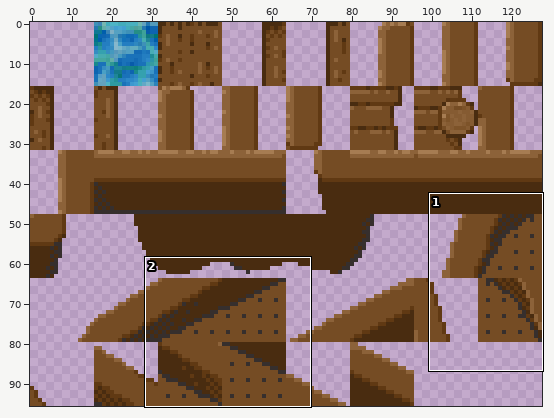
Sprite sheet -- Assets/Art/Tiles/Wooden.png. Above: a wide view before the commit, with the close-up outlined.
Close-up. Before:
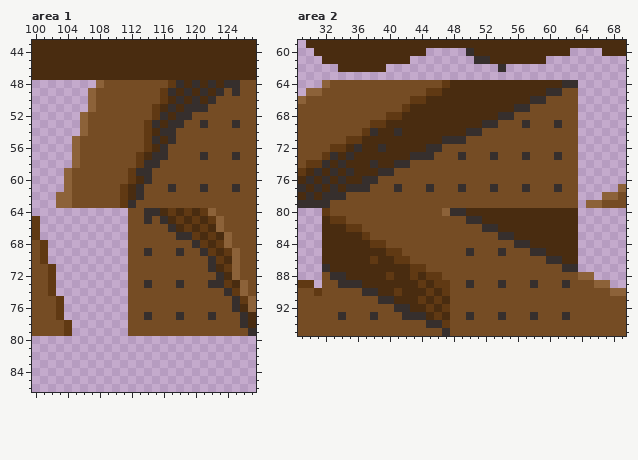
The file is 128x96 pixels. Colours within 5 levels of each other are drawn and written as one. Shown: area 1: x 100..127, y 43..86; area 2: x 29..69, y 59..95.
The same view after the edit:
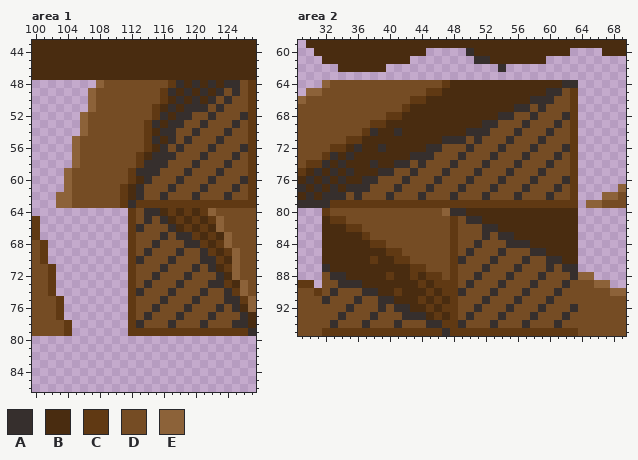
Palette (. is transparent): A #362f2d  B #492c10  C #603913  D #754c24  E #8c6239
The exact change:
--- area 1
@@ x 110..127 @@
 47 BBBBBBBBBBBBBBBBBB
-48 DDDDDDDCABABABAADD
-49 DDDDDDCABABABADADD
-50 DDDDDDCBABABADDDDD
-51 DDDDDCBABAAADDDDDD
-52 DDDDDCABAADDDDDDDD
-53 DDDDCABAADDADDDADD
-54 DDDDCBAADDDDDDDDDD
-55 DDDDCABADDDDDDDDDD
-56 DDDDCBADDDDDDDDDDD
-57 DDDCBAADDDDADDDADD
-58 DDDCAADDDDDDDDDDDD
-59 DDCAADDDDDDDDDDDDD
-60 DDCBADDDDDDDDDDDDD
-61 DCBADDDADDDADDDADD
-62 DCBADDDDDDDDDDDDDD
-63 DCADDDDDDDDDDDDDDD
-64 ..DDAABCBCBCEDDDDD
-65 ..DDADABCBCBCEDDDD
-66 ..DDDDDABCBCBEDDDD
-67 ..DDDDDDAACBCBEDDD
-68 ..DDDDDDDDACBCEDDD
-69 ..DDADDDADDACBCEDD
-70 ..DDDDDDDDDDACBEDD
-71 ..DDDDDDDDDDABCEDD
-72 ..DDDDDDDDDDDABEDD
-73 ..DDADDDADDDAACBED
-74 ..DDDDDDDDDDDDACED
-75 ..DDDDDDDDDDDDDACE
-76 ..DDDDDDDDDDDDDABE
-77 ..DDADDDADDDADDDAB
-78 ..DDDDDDDDDDDDDDAB
-79 ..DDDDDDDDDDDDDDDA
+48 DDDDDDDCABABABAADC
+49 DDDDDDCABABABADADC
+50 DDDDDDCBABABADADDC
+51 DDDDDCBABAAADADDDC
+52 DDDDDCABAADDADDDAC
+53 DDDDCABAADDADDDADC
+54 DDDDCBAADDADDDADDC
+55 DDDDCABADADDDADDDC
+56 DDDDCBADADDDADDDAC
+57 DDDCBAAADDDADDDADC
+58 DDDCAAADDDADDDADDC
+59 DDCAAADDDADDDADDDC
+60 DDCBADDDADDDADDDAC
+61 DCBADDDADDDADDDADC
+62 DCBADDADDDADDDADDC
+63 DCACCCCCCCCCCCCCCC
+64 ..CDAABCBCBCEDDDDD
+65 ..CDADABCBCBCEDDDD
+66 ..CADDDABCBCBEDDDD
+67 ..CDDDADAACBCBEDDD
+68 ..CDDADDDAACBCEDDD
+69 ..CDADDDADDACBCEDD
+70 ..CADDDADDDAACBEDD
+71 ..CDDDADDDADABCEDD
+72 ..CDDADDDADDDABEDD
+73 ..CDADDDADDDAACBED
+74 ..CADDDADDDADDACED
+75 ..CDDDADDDADDDAACE
+76 ..CDDADDDADDDADABE
+77 ..CDADDDADDDADDDAB
+78 ..CADDDADDDADDDAAB
+79 ..CCCCCCCCCCCCCCCA
 80 ..................
--- area 2
@@ x 29..69 @@
 64 ...EDDDDDDDDDDDDDDCBBBBBBBBBBBBBBAA......
-65 .EEDDDDDDDDDDDDDCCBBBBBBBBBBBBBAADD......
-66 EDDDDDDDDDDDDDCCBBBBBBBBBBBBBAADDDD......
-67 DDDDDDDDDDDDDCBBBBBBBBBBBBBAADDDDDD......
-68 DDDDDDDDDDDCCBBBBBBBBBBBBAADDDDDDDD......
-69 DDDDDDDDDCCBBBBBBBBBBBBAADDDADDDADD......
-70 DDDDDDDDCABBABBBBBBBBAADDDDDDDDDDDD......
-71 DDDDDDCCBBBBBBBBBBAAADDDDDDDDDDDDDD......
-72 DDDDCCBABBABBBBBAADDDDDDDDDDDDDDDDD......
-73 DDDCABABBBBBBBAAADDDADDDADDDADDDADD......
-74 DCCABABBBABBAADDDDDDDDDDDDDDDDDDDDD......
-75 CBABABABBBAADDDDDDDDDDDDDDDDDDDDDDD......
-76 BABABABBAADDDDDDDDDDDDDDDDDDDDDDDDD......
-77 ABABABAAADDDADDDADDDADDDADDDADDDADD.....E
-78 BABAAADDDDDDDDDDDDDDDDDDDDDDDDDDDDD...EED
-79 AAAADDDDDDDDDDDDDDDDDDDDDDDDDDDDDDD.EEDDD
+65 .EEDDDDDDDDDDDDDCCBBBBBBBBBBBBBAADC......
+66 EDDDDDDDDDDDDDCCBBBBBBBBBBBBBAAADDC......
+67 DDDDDDDDDDDDDCBBBBBBBBBBBBBAADADDDC......
+68 DDDDDDDDDDDCCBBBBBBBBBBBBAADDADDDAC......
+69 DDDDDDDDDCCBBBBBBBBBBBBAADDDADDDADC......
+70 DDDDDDDDCABBABBBBBBBBAAADDDADDDADDC......
+71 DDDDDDCCBBBBBBBBBBAAADADDDADDDADDDC......
+72 DDDDCCBABBABBBBBAADDDADDDADDDADDDAC......
+73 DDDCABABBBBBBBAAADDDADDDADDDADDDADC......
+74 DCCABABBBABBAADADDDADDDADDDADDDADDC......
+75 CBABABABBBAADDADDDADDDADDDADDDADDDC......
+76 BABABABBAADDDADDDADDDADDDADDDADDDAC......
+77 ABABABAAADDDADDDADDDADDDADDDADDDADC.....E
+78 BABAAADADDDADDDADDDADDDADDDADDDADDC...EED
+79 AAAACCCCCCCCCCCCCCCCCCCCCCCCCCCCCCC.EEDDD
 80 ...CDDDDDDDDDDDDDDEAABBBBBBBBBBBBBB......
-81 ...BCCDDDDDDDDDDDDDDDAABBBBBBBBBBBB......
-82 ...BBBCCDDDDDDDDDDDDDDDAABBBBBBBBBB......
-83 ...BBBBBCDDDDDDDDDDDDDDDDAABBBBBBBB......
-84 ...BBBBBBCCDDDDDDDDDDDDDDDDAABBBBBB......
-85 ...BBBBBBBBCCDDDDDDDDADDDADDDAABBBB......
-86 ...BBBBBBCBBCCDDDDDDDDDDDDDDDDDAABB......
-87 ...ABBBBBBBBBBCCDDDDDDDDDDDDDDDDDAA......
-88 ...DAABBBBBCBBCBCCDDDDDDDDDDDDDDDDDEE....
-89 CC.DDAAABBBBBBBCBCCDDADDDADDDADDDADDDEE..
-90 DDCDDDDDAABBCBBBCBCDDDDDDDDDDDDDDDDDDDDEE
-91 DDDDDDDDDDAABBBCBCBDDDDDDDDDDDDDDDDDDDDDD
-92 DDDDDDDDDDDDAABBCBCDDDDDDDDDDDDDDDDDDDDDD
-93 DDDDDADDDADDDAAABCBDDADDDADDDADDDADDDDDDD
-94 DDDDDDDDDDDDDDDDAACDDDDDDDDDDDDDDDDDDDDDD
-95 DDDDDDDDDDDDDDDDDDADDDDDDDDDDDDDDDDDDDDDD
+81 ...BCCDDDDDDDDDDDDDCDAABBBBBBBBBBBB......
+82 ...BBBCCDDDDDDDDDDDCDDDAABBBBBBBBBB......
+83 ...BBBBBCDDDDDDDDDDCDDDADAABBBBBBBB......
+84 ...BBBBBBCCDDDDDDDDCDDADDDAAABBBBBB......
+85 ...BBBBBBBBCCDDDDDDCDADDDADDDAABBBB......
+86 ...BBBBBBCBBCCDDDDDCADDDADDDADDAABB......
+87 ...ABBBBBBBBBBCCDDDCDDDADDDADDDADAA......
+88 ...DAABBBBBCBBCBCCDCDDADDDADDDADDDAEE....
+89 CC.DDAAABBBBBBBCBCCCDADDDADDDADDDADDDEE..
+90 DDCDADDDAABBCBBBCBCCADDDADDDADDDADDDDDDEE
+91 DDDADDDADDAABBBCBCBCDDDADDDADDDADDDDDDDDD
+92 DDDDDDADDDADAABBCBCCDDADDDADDDADDDADDDDDD
+93 DDDDDADDDADDDAAABCBCDADDDADDDADDDADDDDDDD
+94 DDDDADDDADDDADDDAACCADDDADDDADDDADDDDDDDD
+95 DDDCCCCCCCCCCCCCCCACCCCCCCCCCCCCCCCDDDDDD
